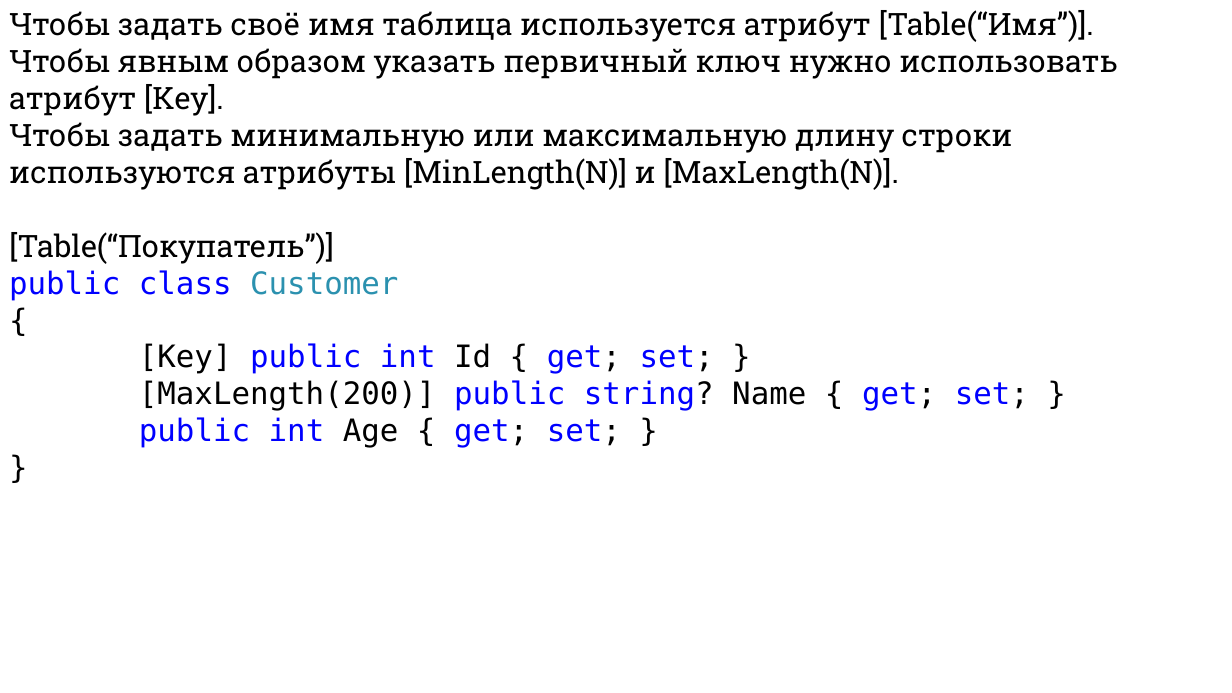
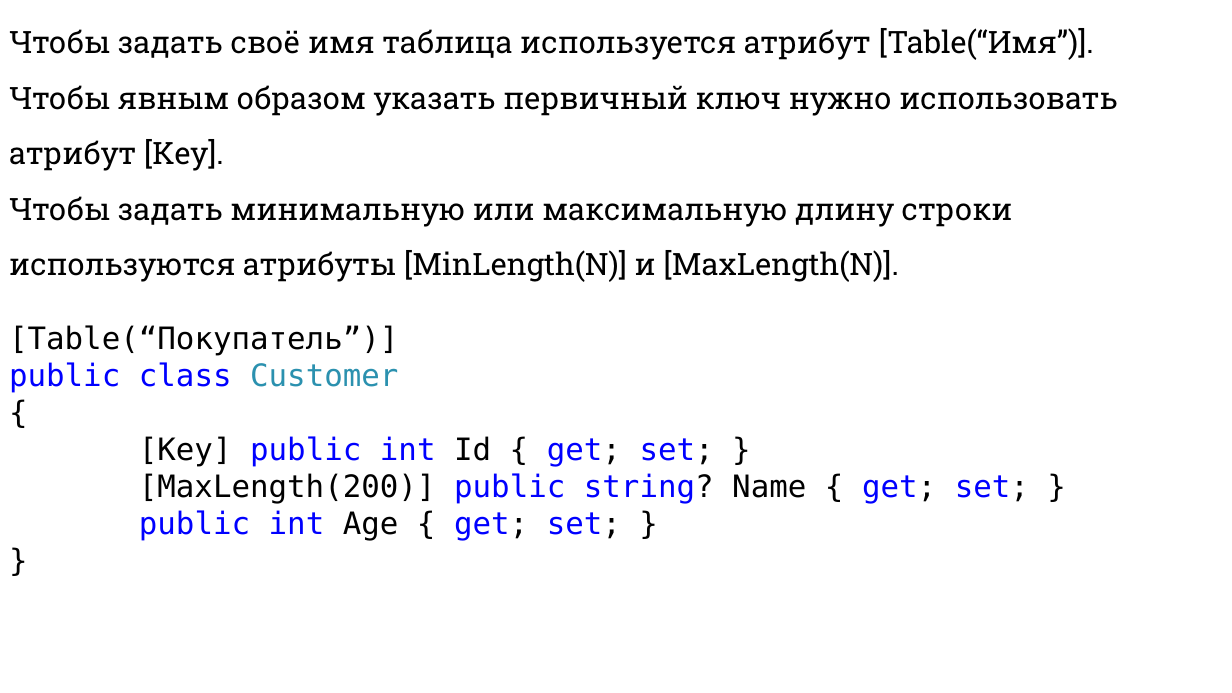
Before and after one commit to DaniilKlyukin/ITiP-3, a slide deck: slide 9 of Лекции/ИТиП 3 лек 8.pptx (slide 7 before the commit). Drawn at 1232x693 pixels with LibreOffice and Linux fonts; fonts in the diff are those of the drawing. Boxes give left, top, right and bottom in pixels: in the first picture for what was removed or moved away, otherwise in the second. Text is boxed around its words. In the diff, an @@ line names an element or a change of style, - is before the commit and + after.

```diff
--- a/Лекции/ИТиП 3 лек 8.pptx
+++ b/Лекции/ИТиП 3 лек 8.pptx
@@ text at [9,28,1118,356]: font Roboto Slab to DejaVu Sans Mono in "[Table(“Покупатель”)]"; line spacing 1 to 1.5 @@
```
Also in this commit, not shown: 5 other slides changed, 2 slides added, 3 other files.
